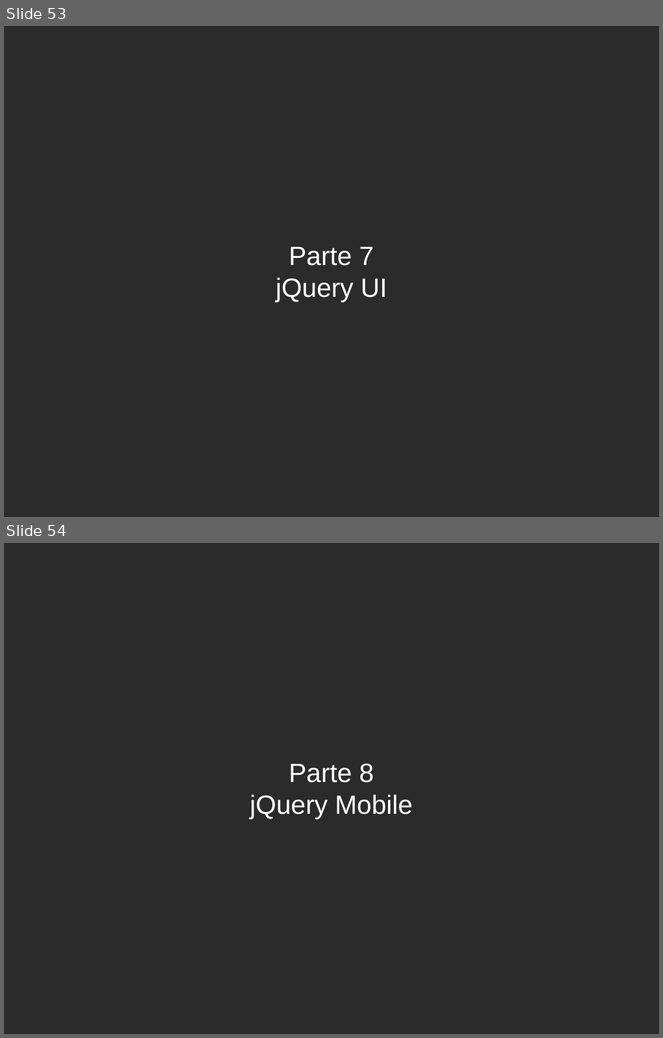
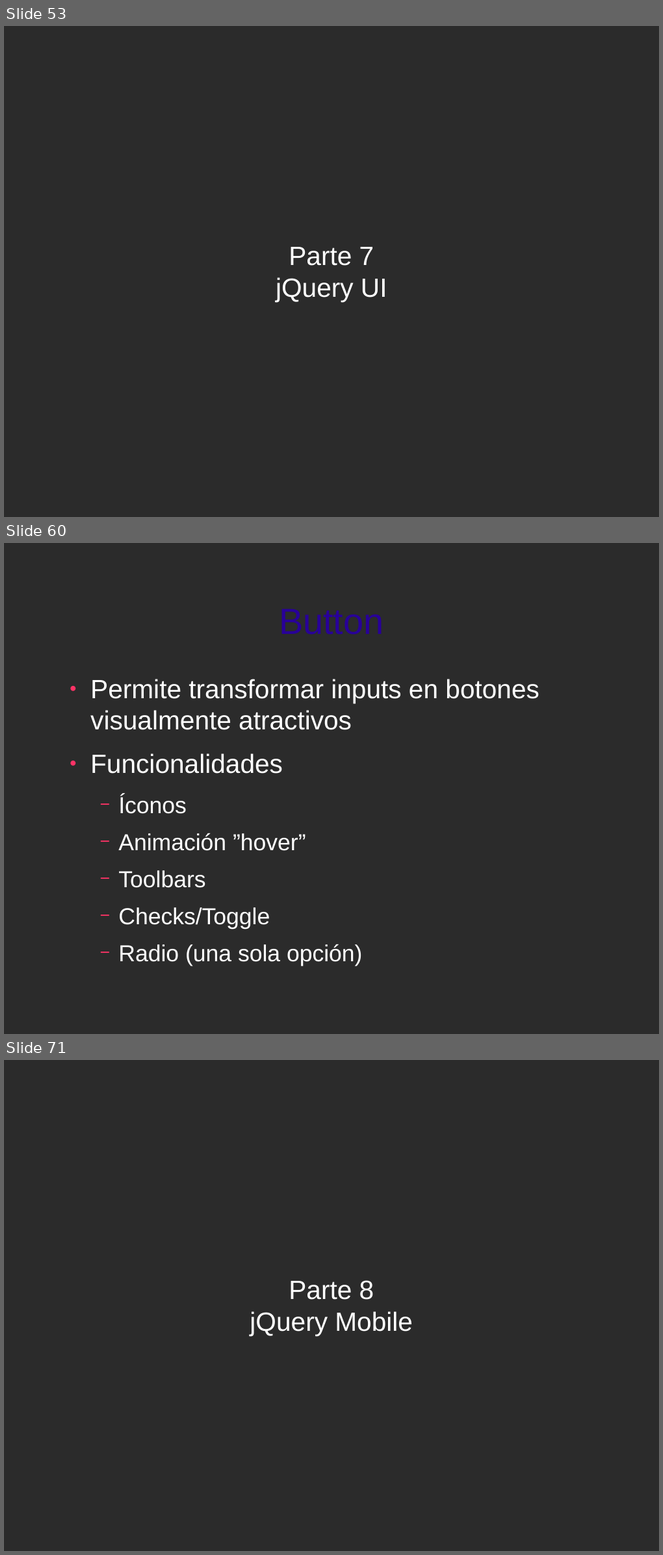
Before and after one commit to jorgeu/curso-jquery, a slide deck: curso-jquery.odp. Shown one above the other, each under a label of ours: slides 53 and 54 before the commit, slides 53, 60 and 71 after it; the slides between them are not shown. The pictures are 663x1038 and 663x1555 pixels, drawn with LibreOffice and Linux fonts; fonts in the diff are those of the drawing; background and template pictures are left out; a plain dark background stands for a picture behind light text. Boxes give left, top, right and bottom in pixels: in the first picture for what was removed or moved away, otherwise in the second. Text is boxed around its words. In the diff, an @@ line names an element or a change of style, - is before the commit and + after.

```diff
--- a/curso-jquery.odp
+++ b/curso-jquery.odp
@@ slide 60 added at [4,543,659,1034], background picture (left out) @@
@@ title added at [279,609,384,635], 44 pt, text #280099 @@
+Button
@@ text added at [90,679,540,967], 32 pt, text #FFFFFF @@
+● Permite transformar inputs en botones visualmente atractivos
+● Funcionalidades
+  − Íconos
+  − Animación ”hover”
+  − Toolbars
+  − Checks/Toggle
+  − Radio (una sola opción)
@@ what was slide 54 is now slide 71 @@
```
Also in this commit, not shown: 16 other slides added, 50 other files.
